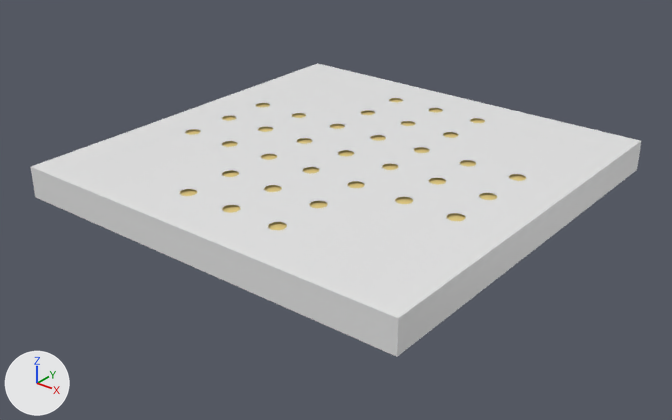
An edit to the glTF model public/static/models/board.glb, drawn before and after from the same camera.
Before and after are seen from a 50 mm lens placed at (9.8, -12.54, 6.85), pointed at (0.07, -0.38, -0.7). Every picture has the same lights, and +X, +Y and +Z are marked at lower left. Where no turn or scale is listed for an object, it has been applied to the vertices.

In view in the first picture: 'Board'.
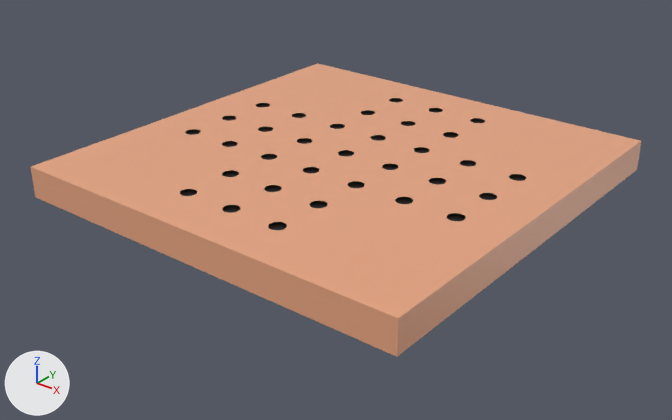
What the commit changed:
Material 'Material' (mat_material) changes colour from white #e7e7e7 to beige #e7a581; in linear values from (0.8, 0.8, 0.8) to (0.8, 0.375, 0.218).
Material 'Material.001' (mat_material_001) changes colour from yellow #e7ce83 to black #000000; in linear values from (0.8, 0.618, 0.227) to (0.0, 0.0, 0.0).

Pixel boxes (x1, y1, x2, y2) of what changed, in the pictures (672 x 420 px):
'Board', recoloured (white to beige)
    both: (31, 63, 641, 357)
